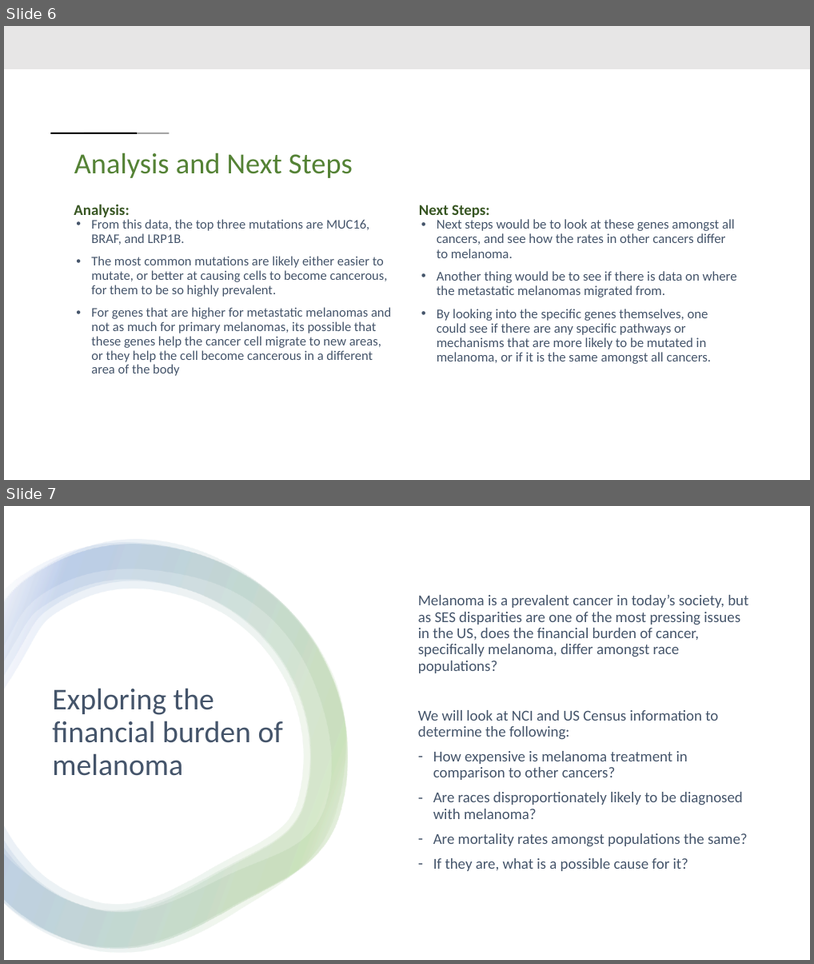
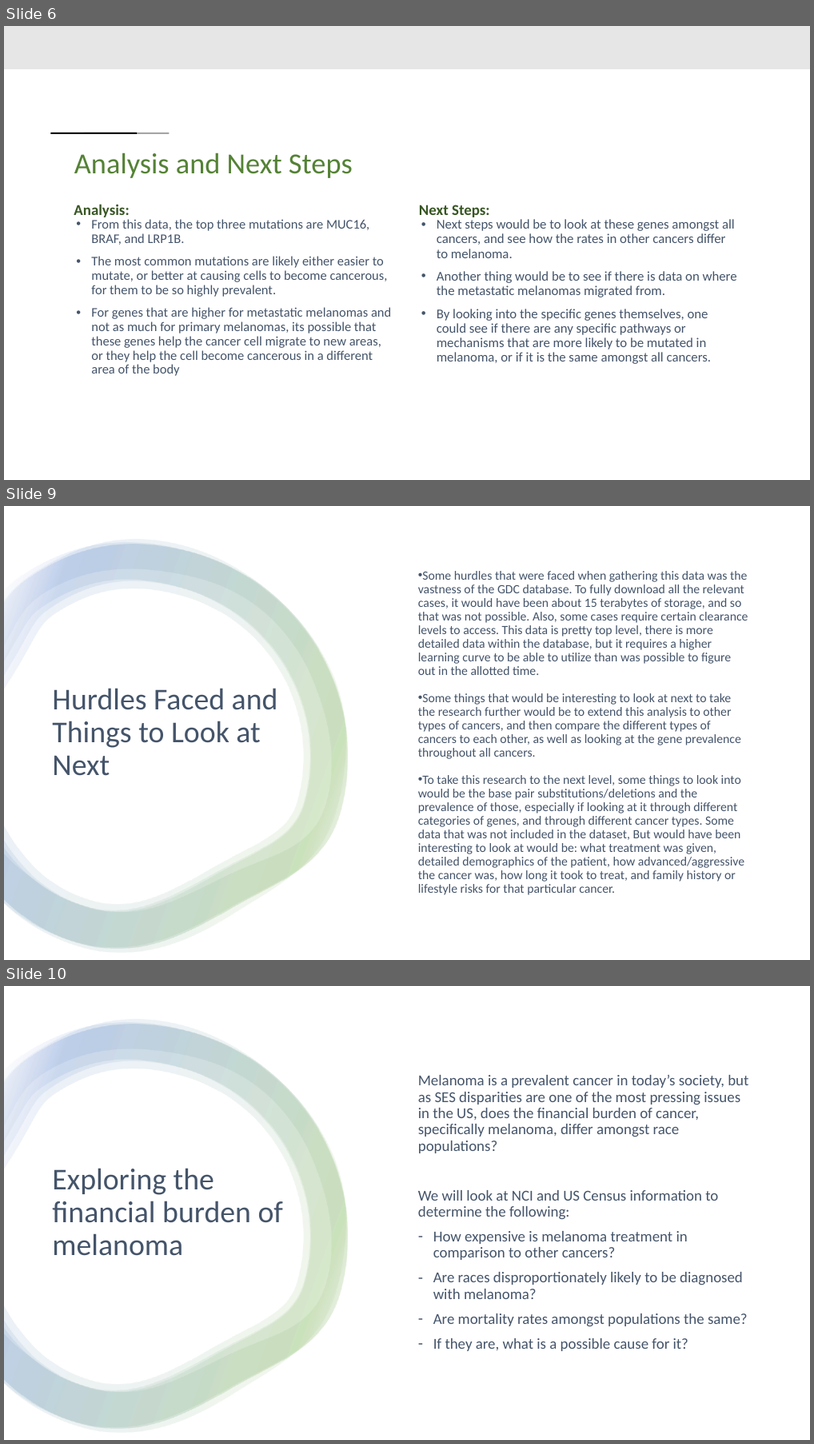
Before and after one commit to ishasaldhi/Project-1, a slide deck: Project 1 .4.pptx. Shown one above the other, each under a label of ours: slides 6 and 7 before the commit, slides 6, 9 and 10 after it; the slides between them are not shown. The pictures are 814x964 and 814x1444 pixels, drawn with LibreOffice and Linux fonts; fonts in the diff are those of the drawing. Boxes give left, top, right and bottom in pixels: in the first picture for what was removed or moved away, otherwise in the second. Text is boxed around its words. In the diff, an @@ line names an element or a change of style, - is before the commit and + after.

Commit message:
update

```diff
--- a/Project 1 .4.pptx
+++ b/Project 1 .4.pptx
@@ slide 9 added at bbox=[4, 506, 810, 960], background #FFFFFF; not listed: 1 template element that a slide beside it also shows @@
@@ rectangle added at bbox=[4, 506, 810, 960], fill #FFFFFF @@
@@ group added at bbox=[4, 540, 348, 952]: 4 freeform shapes @@
@@ text added at bbox=[418, 571, 748, 895], 15 pt, text #44546A @@
+• Some hurdles that were faced when gathering this data was the vastness of the GDC database. To fully download all the relevant cases, it would have been about 15 terabytes of storage, and so that was not possible. Also, some cases require certain clearance levels to access. This data is pretty top level, there is more detailed data within the database, but it requires a higher learning curve to be able to utilize than was possible to figure out in the allotted time.
+• Some things that would be interesting to look at next to take the research further would be to extend this analysis to other types of cancers, and then compare the different types of cancers to each other, as well as looking at the gene prevalence throughout all cancers.
+• To take this research to the next level, some things to look into would be the base pair substitutions/deletions and the prevalence of those, especially if looking at it through different categories of genes, and through different cancer types. Some data that was not included in the dataset, But would have been interesting to look at would be: what treatment was given, detailed demographics of the patient, how advanced/aggressive the cancer was, how long it took to treat, and family history or lifestyle risks for that particular cancer.
@@ title added at bbox=[52, 688, 278, 776], 36 pt, text #44546A @@
+Hurdles Faced and Things to Look at Next
@@ what was slide 7 is now slide 10 @@
```
Also in this commit, not shown: 2 other slides added.
